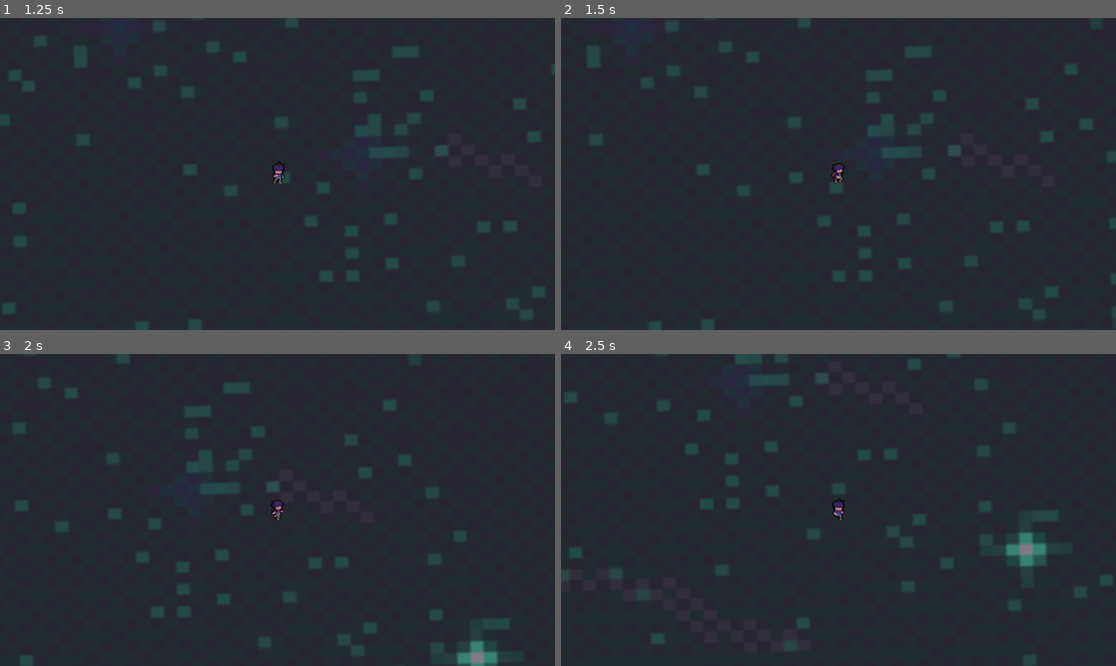
Above: before the commit, frames 1-4 (two rows, left to right).
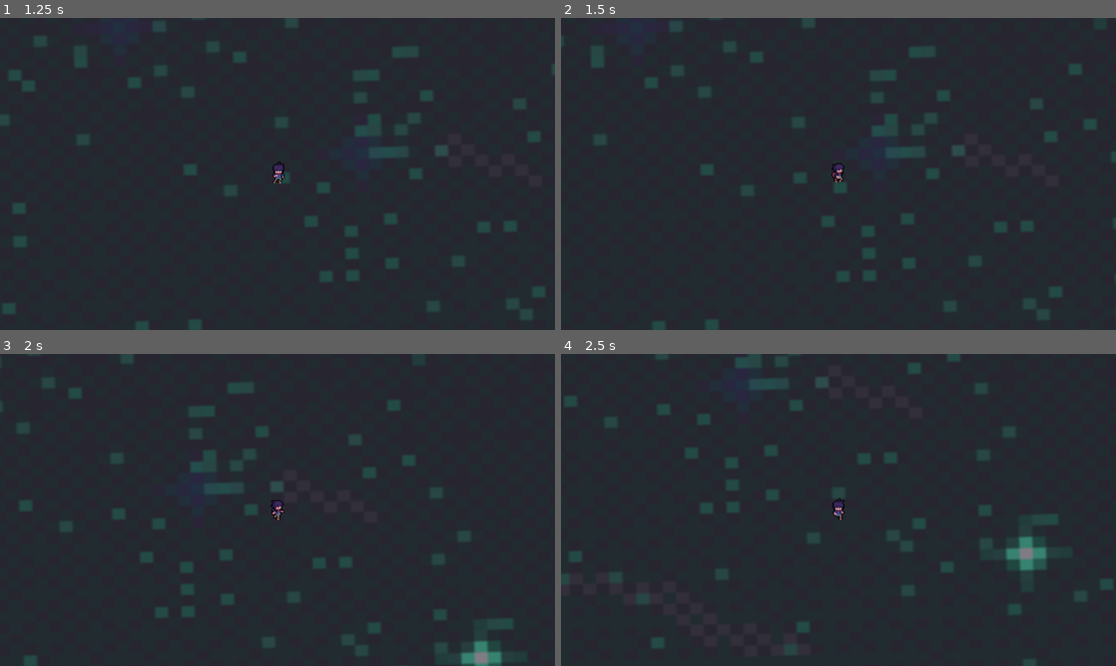
Above: after the commit, the same moments.

Repository: BlockBallsKing/GodotProjekt
Game: Godot game, scene res://Scenes/main_menu.tscn
Two runs of this game, one before a commit and one after it. Both use one fixed random seed, a clock stepped at 60 frames per second and the inputs below.
Inputs (mouse positions are in pixels of both pictures, inside the frame that each line leads up to):
- Up to frame 1 (1.25 s): click (271, 124) at 0.5 s
- Up to frame 2 (1.5 s): tap Enter at 1.25 s; hold D (rechts) from 1.28 s (still down)
- Up to frame 3 (2 s): keep holding D (rechts)
- Up to frame 4 (2.5 s): release D (rechts) at 2.03 s; hold S (unten) from 2.03 s (still down)

Frame 1 is identical in both runs. In frame 2, 1.0% of the frame differs, in the area x 0-100%, y 0-100%; in frame 3, 1.2%; in frame 4, 1.7%, in the area x 0-100%, y 0-98%.

Commit message:
runstate

Diff:
--- a/Scenes/game.tscn
+++ b/Scenes/game.tscn
@@ -1,9 +1,10 @@
-[gd_scene load_steps=136 format=3 uid="uid://chgil4ryp0p6p"]
+[gd_scene load_steps=137 format=3 uid="uid://chgil4ryp0p6p"]
 
 [ext_resource type="Script" uid="uid://4y8582hjemur" path="res://Scripts/Player/player.gd" id="1_wrm1d"]
 [ext_resource type="Texture2D" uid="uid://3vbrbxtjm2fl" path="res://Sprites/The Male adventurer - Free/The Male adventurer - Free/Idle/idle.png" id="2_3dryh"]
 [ext_resource type="Script" uid="uid://dhpkju1g2e4u3" path="res://Scripts/Player/character_body_2d.gd" id="2_wowpa"]
 [ext_resource type="Texture2D" uid="uid://dudwath5gujne" path="res://Sprites/The Male adventurer - Free/The Male adventurer - Free/Walk/walk.png" id="3_wowpa"]
+[ext_resource type="Script" uid="uid://dfb8yr2homidw" path="res://Scenes/run.gd" id="5_i6g32"]
 [ext_resource type="Texture2D" uid="uid://c6eoyxjg0dt8e" path="res://Sprites/Background_space.png" id="5_wowpa"]
 
 [sub_resource type="AtlasTexture" id="AtlasTexture_i6g32"]
@@ -1012,6 +1013,13 @@
 shape = SubResource("RectangleShape2D_nmy34")
 
 [node name="Camera2D" type="Camera2D" parent="Game/Level/Player/CharacterBody2D"]
+
+[node name="States" type="Node2D" parent="Game/Level/Player/CharacterBody2D"]
+
+[node name="Run" type="Node2D" parent="Game/Level/Player/CharacterBody2D/States"]
+script = ExtResource("5_i6g32")
+
+[node name="Weapons" type="Node2D" parent="Game/Level/Player/CharacterBody2D"]
 
 [node name="Sprite2D" type="Sprite2D" parent="Game/Level"]
 show_behind_parent = true
--- /dev/null
+++ b/Scenes/run.gd
@@ -0,0 +1,26 @@
+extends Node2D
+@onready var Vector1 = Vector2()
+@onready var velocity = Vector2()
+@onready var speed = 500
+@onready var Animations = {
+	"topright": "run topright",
+	"right": "run right",
+	"botright": "run botright",
+	"bot": "run bot",
+	"botleft": "run botleft",
+	"top": "run top",
+	"left": "run left",
+	"topleft": "run topleft",
+
+}
+
+func getInput():
+	Vector1 = Input.get_vector("links","rechts","oben","unten")
+	velocity = Vector1 * speed
+	print(velocity)
+
+func Enter():
+	print("entered" + self.name)
+
+func exit():
+	print("exited" + self.name)
--- a/Scripts/Player/character_body_2d.gd
+++ b/Scripts/Player/character_body_2d.gd
@@ -5,6 +5,8 @@
 @onready var prevdirection = 0
 @onready var Cam = get_node("Camera2D")
 @onready var bg = get_node("Sprite2D")
+@onready var state = get_node("States").get_child(0)
+
 
 
 
@@ -12,42 +14,39 @@
 	Cam.enabled = true
 	Animator = get_node("AnimatedSprite2D")
 
-func getInput():
-	Vector1 = Input.get_vector("links","rechts","oben","unten")
-	velocity = Vector1 * speed
-	print(velocity)
 
-func Animation():
-	var x = velocity.x > 0
-	var y = velocity.y > 0
-	var z = velocity.x < 0
-	var w = velocity.y < 0
-	var t = velocity.x == 0
-	var r = velocity.y == 0
+
+func Animation(Animations,velocityt):
+	var x = velocityt.x > 0
+	var y = velocityt.y > 0
+	var z = velocityt.x < 0
+	var w = velocityt.y < 0
+	var t = velocityt.x == 0
+	var r = velocityt.y == 0
 
 	if x and y:
-		Animator.play("run botright")
+		Animator.play(Animations["botright"])
 		prevdirection = 4
 	elif x and w:
-		Animator.play("run topright")
+		Animator.play(Animations["topright"])
 		prevdirection = 2
 	elif y and z:
-		Animator.play("run botleft")
+		Animator.play(Animations["botleft"])
 		prevdirection = 6
 	elif z and w:
-		Animator.play("run topleft")
+		Animator.play(Animations["topleft"])
 		prevdirection = 8
 	elif x:
-		Animator.play("run right")
+		Animator.play(Animations["right"])
 		prevdirection = 3
 	elif z:
-		Animator.play("run left")
+		Animator.play(Animations["left"])
 		prevdirection = 7
 	elif y:
-		Animator.play("run bot")
+		Animator.play(Animations["bot"])
 		prevdirection = 5
 	elif w:
-		Animator.play("run top")
+		Animator.play(Animations["top"])
 		prevdirection = 1
 	if t and r:
 		match(prevdirection):
@@ -74,8 +73,8 @@
 
 
 func _process(delta):
-
-	getInput()
-	Animation()
+	velocity = state.velocity
+	state.getInput()
+	Animation(state.Animations,state.velocity)
 	move_and_slide()
 	print(global_position)
Not shown, added: Scenes/run.gd.uid
